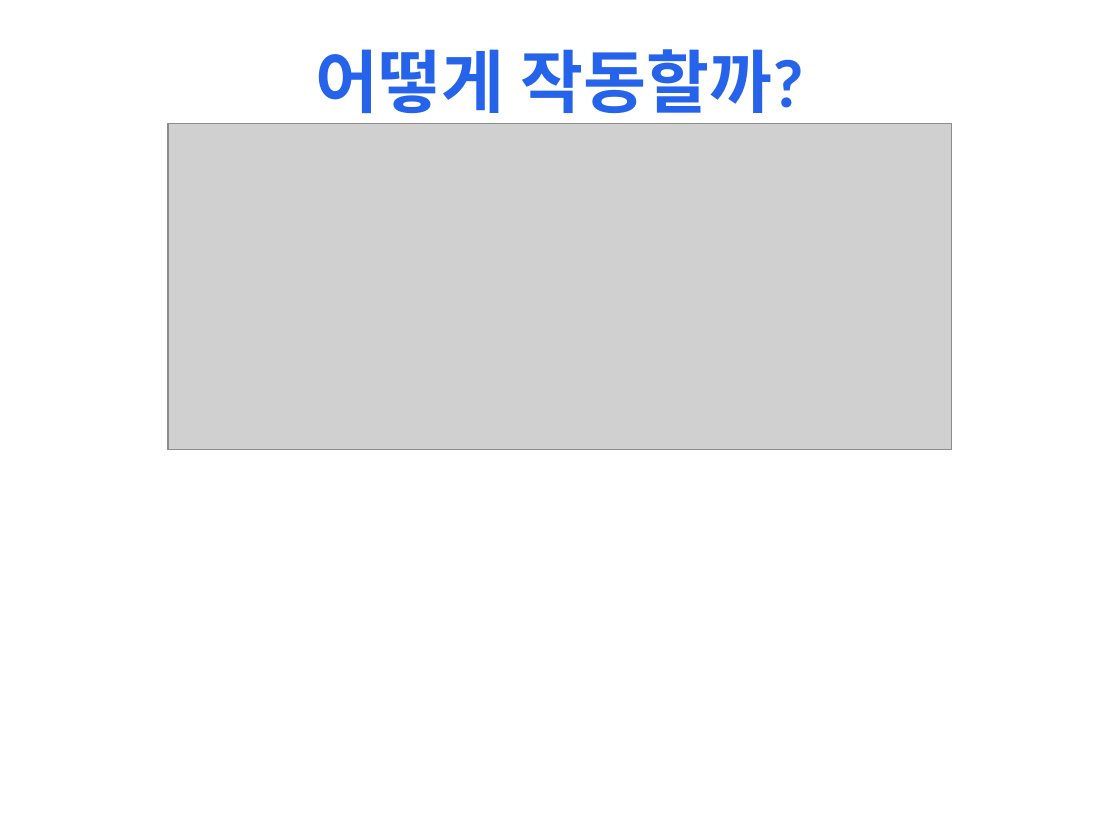
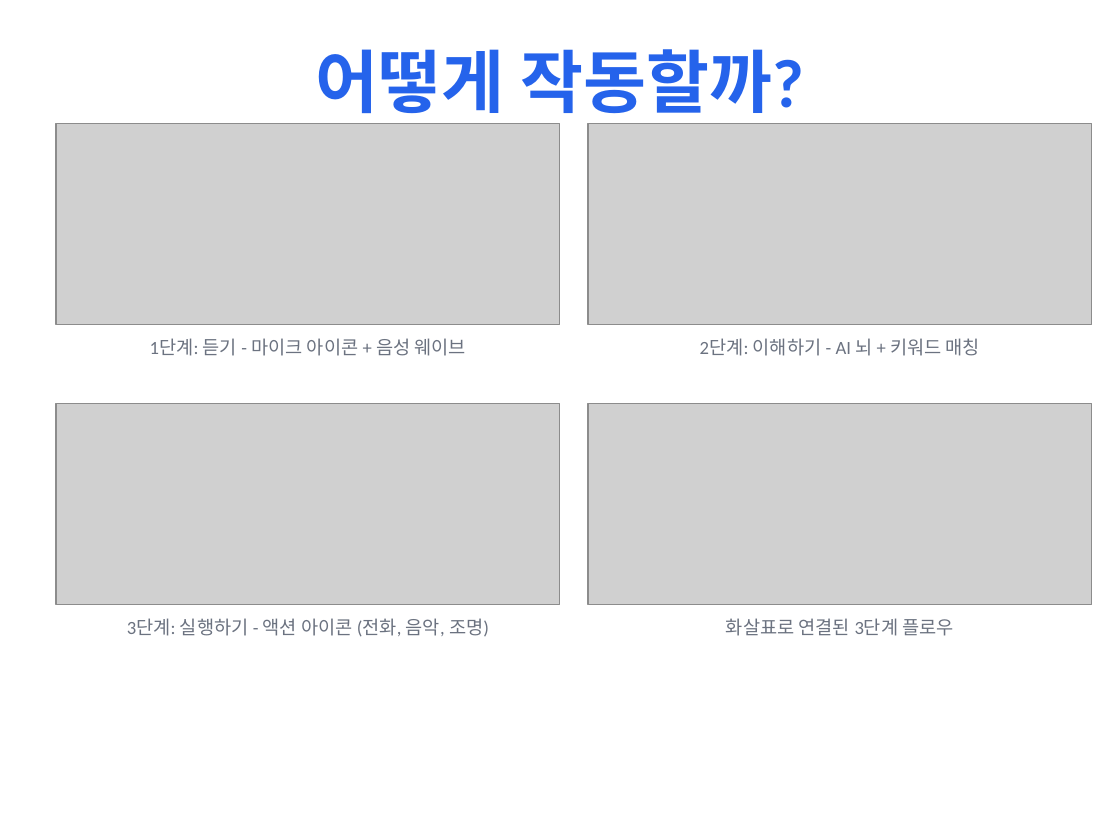
Before and after one commit to twoLoop-40/SoundToAct, a slide deck: slide 5 of presentations/output/SoundToAct_Presentation_WithImages.pptx. Drawn at 1120x840 pixels with LibreOffice and Linux fonts; fonts in the diff are those of the drawing; grey boxes stand for pictures. Boxes give left, top, right and bottom in pixels: in the first picture for what was removed or moved away, otherwise in the second. Text is boxed around its words. In the diff, an @@ line names an element or a change of style, - is before the commit and + after.

```diff
--- a/presentations/output/SoundToAct_Presentation_WithImages.pptx
+++ b/presentations/output/SoundToAct_Presentation_WithImages.pptx
@@ picture: place and size @@
-picture at [168, 123, 952, 450]
+picture at [56, 123, 560, 325]
@@ picture added at [588, 123, 1092, 325] @@
@@ text added at [150, 338, 466, 356], 12 pt, text #6B7280 @@
+1단계: 듣기 - 마이크 아이콘 + 음성 웨이브
@@ text added at [700, 338, 980, 356], 12 pt, text #6B7280 @@
+2단계: 이해하기 - AI 뇌 + 키워드 매칭
@@ picture added at [56, 403, 560, 605] @@
@@ picture added at [588, 403, 1092, 605] @@
@@ text added at [127, 618, 489, 637], 12 pt, text #6B7280 @@
+3단계: 실행하기 - 액션 아이콘 (전화, 음악, 조명)
@@ text added at [726, 618, 953, 636], 12 pt, text #6B7280 @@
+화살표로 연결된 3단계 플로우
```
Also in this commit, not shown: 9 other slides changed, 2 other files.
